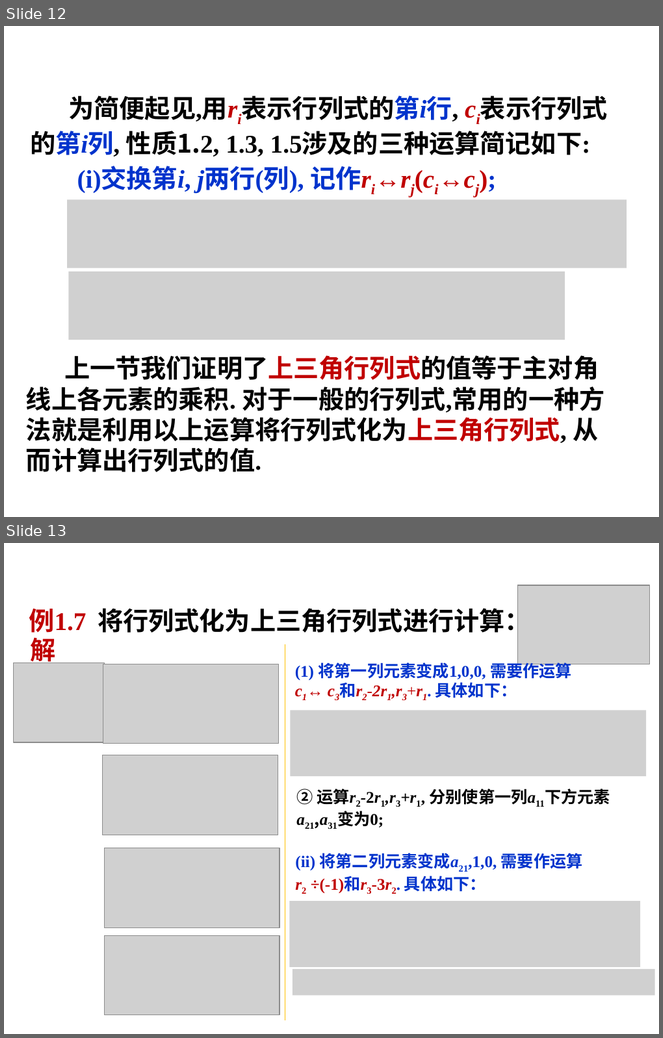
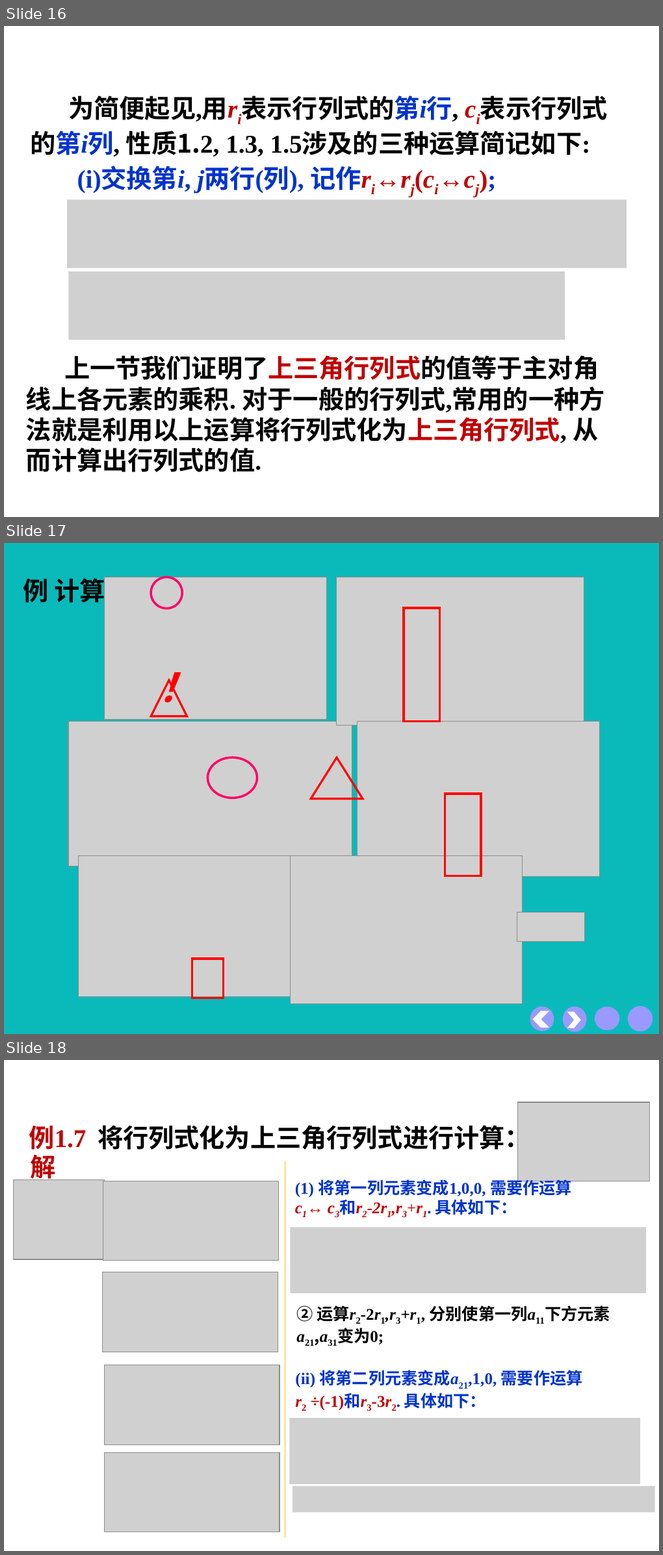
Before and after one commit to zeemeil/zeemeil.github.io, a slide deck: files/2025_2_LM/1007_0103.pptx. Shown one above the other, each under a label of ours: slides 12 and 13 before the commit, slides 16, 17 and 18 after it. The pictures are 663x1038 and 663x1555 pixels, drawn with LibreOffice and Linux fonts; fonts in the diff are those of the drawing; grey boxes stand for pictures; background and template pictures are left out. Boxes give left, top, right and bottom in pixels: in the first picture for what was removed or moved away, otherwise in the second. Text is boxed around its words. In the diff, an @@ line names an element or a change of style, - is before the commit and + after.

```diff
--- a/files/2025_2_LM/1007_0103.pptx
+++ b/files/2025_2_LM/1007_0103.pptx
@@ slide 17 added at box(4, 543, 659, 1034), background #0ABABA @@
@@ text added at box(24, 577, 105, 607), 28 pt, text #000000, bold @@
+例 计算
@@ picture added at box(104, 577, 326, 720) @@
@@ ellipse added at box(151, 577, 182, 609), outline #FF0066 2.5 pt @@
@@ picture added at box(337, 577, 584, 725) @@
@@ rectangle added at box(404, 608, 440, 721), outline #FF0000 2.5 pt @@
@@ text added at box(151, 659, 200, 714), 44 pt, text #FF0000, bold, italic @@
+！
@@ triangle added at box(151, 681, 187, 717), outline #FF0000 2.25 pt @@
@@ picture added at box(68, 722, 352, 867) @@
@@ picture added at box(357, 722, 599, 877) @@
@@ ellipse added at box(207, 758, 258, 798), outline #FF0066 2.5 pt @@
@@ triangle added at box(311, 758, 362, 799), outline #FF0000 2.25 pt @@
@@ rectangle added at box(445, 794, 481, 876), outline #FF0000 2.5 pt @@
@@ picture added at box(79, 856, 290, 997) @@
@@ picture added at box(290, 856, 523, 1005) @@
@@ picture added at box(517, 913, 584, 942) @@
@@ rectangle added at box(192, 959, 223, 999), outline #FF0000 2.5 pt @@
@@ ellipse added at box(530, 1007, 555, 1032), fill #9999FF @@
@@ ellipse added at box(563, 1007, 587, 1032), fill #9999FF @@
@@ ellipse added at box(595, 1007, 620, 1031), fill #9999FF @@
@@ ellipse added at box(628, 1006, 653, 1032), fill #9999FF @@
@@ chevron added at box(532, 1012, 550, 1029), fill #FFFFFF @@
@@ chevron added at box(568, 1012, 581, 1029), fill #FFFFFF @@
@@ what was slide 12 is now slide 16 @@
@@ what was slide 13 is now slide 18 @@
```
Also in this commit, not shown: 3 slides changed, 11 other slides added, 10 other files.
